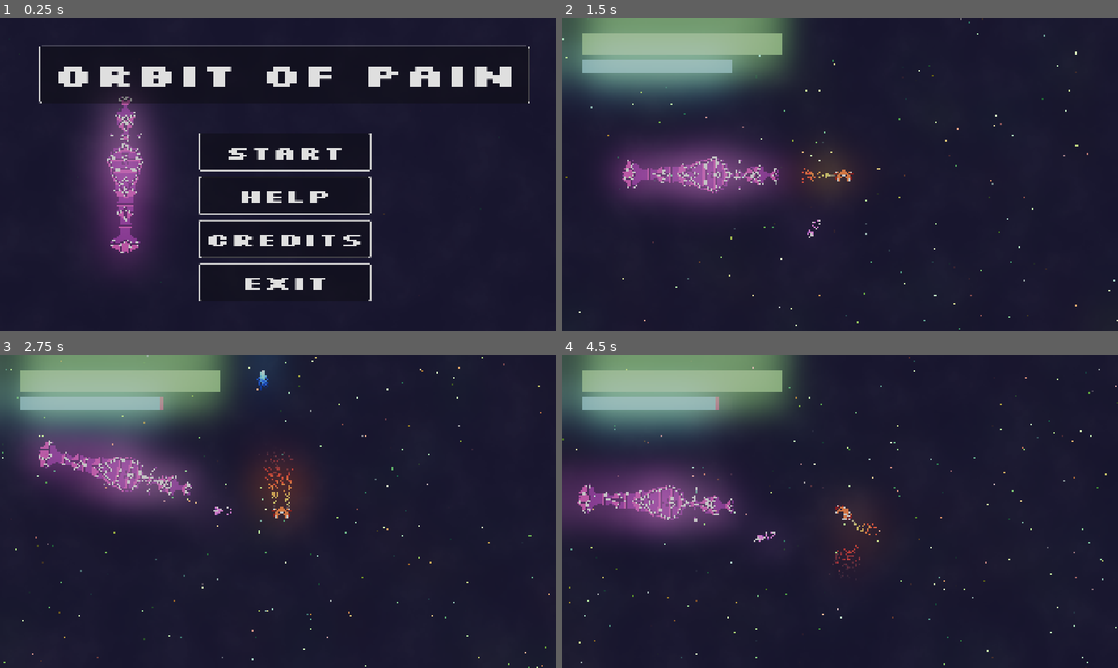
Above: before the commit, frames 1-4 (two rows, left to right).
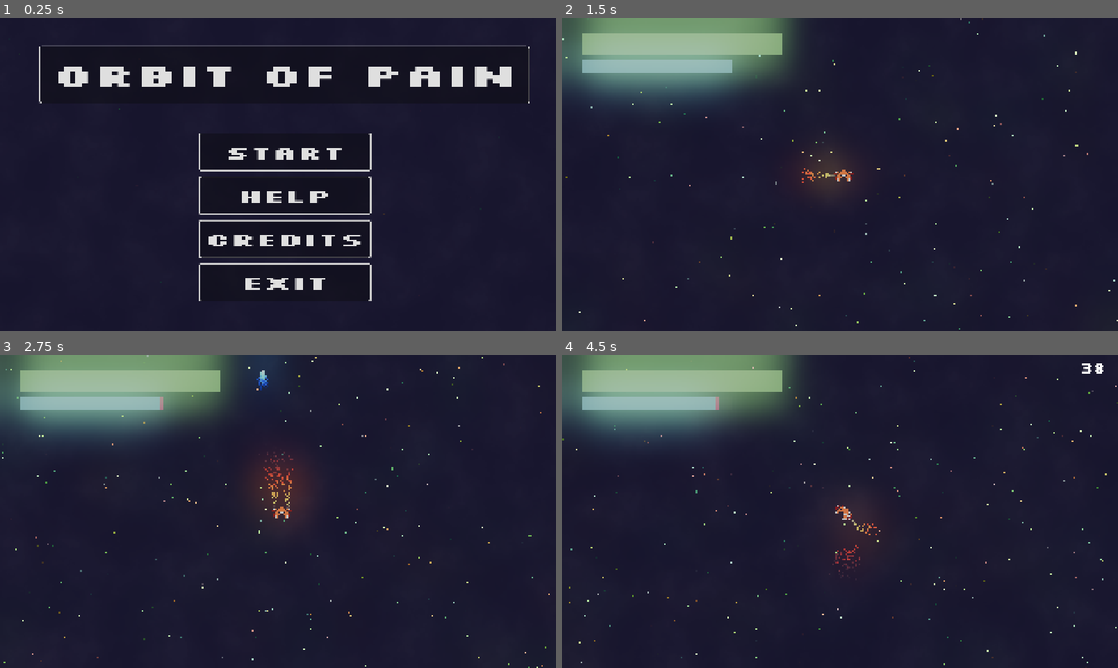
Above: after the commit, the same moments.

Repository: Lunix-420/OrbitOfPain
Game: Godot game, scene res://scenes/world/World.tscn
The game is run twice, just before and just after one commit, with the same random seed, the same clock (stepped at 60 frames per second) and the same inputs. Sound files missing from this copy of the repository are replaced by a short silence.
Inputs:
- Up to frame 1 (0.25 s): no input
- Up to frame 2 (1.5 s): click "START" at 0.5 s; tap Enter (action_start_next_wave) at 1.25 s; hold D (move_right) from 1.28 s (still down); hold Ctrl (action_shield) from 1.28 s (still down)
- Up to frame 3 (2.75 s): release D (move_right) at 2.03 s; release Ctrl (action_shield) at 2.03 s; hold S (move_backwards) from 2.03 s (still down); tap Space (action_shoot) at 2.1 s
- Up to frame 4 (4.5 s): release S (move_backwards) at 2.78 s; hold D (move_right) 2.78-3.53 s; tap Enter (action_start_next_wave) at 2.85 s; hold W (move_forward) 3.53-4.28 s; tap Shift (action_teleport) at 3.6 s; hold A (move_left) from 4.28 s (still down); hold E (move_turn_ccw) from 4.28 s (still down)

The runs differ from the first frame. In frame 1, 5.7% of the frame differs, in the area x 15-30%, y 25-80%; in frame 2, 5.9%; in frame 3, 6.4%; in frame 4, 6.8%, in the area x 0-98%, y 2-60%.

Commit message:
feat: Implement spawn wave 3 and 4

Diff:
--- /dev/null
+++ b/scenes/projectiles/WaveProjectile.tscn
@@ -0,0 +1,50 @@
+[gd_scene load_steps=8 format=3 uid="uid://ddrmimyum8xob"]
+
+[ext_resource type="Script" uid="uid://c74nmk88dpqw2" path="res://scripts/enemy_projectile.gd" id="1_kiuyu"]
+[ext_resource type="AudioStream" uid="uid://uvpp0nit5kdw" path="res://sounds/plasma.mp3" id="2_djq3r"]
+[ext_resource type="Script" uid="uid://ckxwhcbgtcyih" path="res://scripts/projectile_sfx.gd" id="3_v0iwy"]
+
+[sub_resource type="CircleShape2D" id="CircleShape2D_kq07p"]
+radius = 29.2062
+
+[sub_resource type="Gradient" id="Gradient_kiuyu"]
+offsets = PackedFloat32Array(0, 0.344186, 0.679245, 1)
+colors = PackedColorArray(1, 1, 1, 1, 0.856813, 0.543731, 1.15514e-06, 1, 0.98, 0, 0, 1, 0, 0, 1, 0)
+
+[sub_resource type="GradientTexture1D" id="GradientTexture1D_djq3r"]
+gradient = SubResource("Gradient_kiuyu")
+
+[sub_resource type="ParticleProcessMaterial" id="ParticleProcessMaterial_v0iwy"]
+particle_flag_disable_z = true
+emission_shape_scale = Vector3(4, 4, 1)
+emission_shape = 1
+emission_sphere_radius = 1.0
+velocity_pivot = Vector3(0, 100, 0)
+spread = 180.0
+initial_velocity_min = 20.0
+initial_velocity_max = 500.0
+gravity = Vector3(0, 0, 0)
+scale_min = 10.0
+scale_max = 10.0
+color_ramp = SubResource("GradientTexture1D_djq3r")
+
+[node name="SpiralProjectile" type="Area2D"]
+collision_layer = 0
+collision_mask = 2
+script = ExtResource("1_kiuyu")
+
+[node name="CollisionShape2D" type="CollisionShape2D" parent="."]
+shape = SubResource("CircleShape2D_kq07p")
+
+[node name="GPUParticles2D" type="GPUParticles2D" parent="."]
+amount = 200
+lifetime = 0.1
+fixed_fps = 60
+process_material = SubResource("ParticleProcessMaterial_v0iwy")
+
+[node name="AudioStreamPlayer2D" type="AudioStreamPlayer2D" parent="."]
+stream = ExtResource("2_djq3r")
+script = ExtResource("3_v0iwy")
+
+[connection signal="body_entered" from="." to="." method="_on_body_entered"]
+[connection signal="finished" from="AudioStreamPlayer2D" to="AudioStreamPlayer2D" method="_on_finished"]
--- a/scenes/ships/Player.tscn
+++ b/scenes/ships/Player.tscn
@@ -13,7 +13,7 @@
 [ext_resource type="AudioStream" uid="uid://l1uirt0tkejx" path="res://sounds/damage.mp3" id="8_bruh7"]
 [ext_resource type="PackedScene" uid="uid://ui0uuof2k546" path="res://scenes/remnants/Explosion.tscn" id="8_khinc"]
 [ext_resource type="PackedScene" uid="uid://db7t1gcea1pas" path="res://scenes/ships/Spiral.tscn" id="8_rd3ux"]
-[ext_resource type="PackedScene" uid="uid://cnh4i5egw5wo2" path="res://scenes/ships/Cruiser.tscn" id="9_u4r6o"]
+[ext_resource type="PackedScene" uid="uid://eredlaon0bll" path="res://scenes/ships/Wave.tscn" id="9_u4r6o"]
 [ext_resource type="Texture2D" uid="uid://canxime7mrlmv" path="res://images/Shield.png" id="13_1wvft"]
 
 [sub_resource type="CircleShape2D" id="CircleShape2D_qu4a1"]
@@ -148,7 +148,7 @@
 script = ExtResource("3_3li8b")
 chaser_scene = ExtResource("5_w73tk")
 spiral_scene = ExtResource("8_rd3ux")
-cruiser_scene = ExtResource("9_u4r6o")
+wave_scene = ExtResource("9_u4r6o")
 endless_enemy_scenes = {}
 
 [node name="Camera" type="Camera2D" parent="."]
--- /dev/null
+++ b/scenes/ships/Wave.tscn
@@ -0,0 +1,27 @@
+[gd_scene load_steps=7 format=3 uid="uid://eredlaon0bll"]
+
+[ext_resource type="Script" uid="uid://dgj8485dyaox0" path="res://scripts/wave.gd" id="1_gwojf"]
+[ext_resource type="PackedScene" uid="uid://cx8dcf6b4y0y0" path="res://scenes/remnants/Energy.tscn" id="2_edl18"]
+[ext_resource type="PackedScene" uid="uid://ddrmimyum8xob" path="res://scenes/projectiles/WaveProjectile.tscn" id="3_bpnd4"]
+[ext_resource type="Texture2D" uid="uid://c4xva34ldpbfg" path="res://ships/93659.png" id="4_bpnd4"]
+[ext_resource type="PackedScene" uid="uid://ui0uuof2k546" path="res://scenes/remnants/Explosion.tscn" id="5_sd708"]
+
+[sub_resource type="CapsuleShape2D" id="CapsuleShape2D_55jtl"]
+radius = 91.0
+height = 182.0
+
+[node name="CharacterBody2D" type="CharacterBody2D"]
+script = ExtResource("1_gwojf")
+energy_scene = ExtResource("2_edl18")
+projectile_scene = ExtResource("3_bpnd4")
+
+[node name="Sprite2D" type="Sprite2D" parent="."]
+rotation = 1.5708
+scale = Vector2(0.3, 0.3)
+texture = ExtResource("4_bpnd4")
+
+[node name="CollisionShape2D" type="CollisionShape2D" parent="."]
+rotation = 1.5708
+shape = SubResource("CapsuleShape2D_55jtl")
+
+[node name="Explosion" parent="." instance=ExtResource("5_sd708")]
--- a/scenes/world/World.tscn
+++ b/scenes/world/World.tscn
@@ -1,11 +1,10 @@
-[gd_scene load_steps=15 format=3 uid="uid://dd0r1cokjlsj3"]
+[gd_scene load_steps=14 format=3 uid="uid://dd0r1cokjlsj3"]
 
 [ext_resource type="Script" uid="uid://dswfduxi8a8du" path="res://scripts/game.gd" id="1_d1c63"]
 [ext_resource type="PackedScene" uid="uid://71rc8k32st6a" path="res://scenes/ships/Player.tscn" id="1_kqs1s"]
 [ext_resource type="PackedScene" uid="uid://dst87herimqhf" path="res://scenes/world/Borders.tscn" id="3_b3faq"]
 [ext_resource type="AudioStream" uid="uid://dkr6vtv5uglix" path="res://sounds/theme.ogg" id="5_1lgw5"]
 [ext_resource type="PackedScene" uid="uid://2q1cx7u0opul" path="res://scenes/gui/Menu.tscn" id="5_qxiha"]
-[ext_resource type="PackedScene" uid="uid://cnh4i5egw5wo2" path="res://scenes/ships/Cruiser.tscn" id="6_i1jm3"]
 
 [sub_resource type="Environment" id="Environment_jeodi"]
 background_mode = 3
@@ -435,6 +434,3 @@
 scale = Vector2(0.5, 0.5)
 transform = Transform2D(0.5, 0, 0, 0.5, 0, 0)
 follow_viewport_scale = 2.0
-
-[node name="CharacterBody2D" parent="." instance=ExtResource("6_i1jm3")]
-position = Vector2(-1079, -7)
--- a/scripts/abstract_enemy.gd
+++ /dev/null
@@ -1,11 +0,0 @@
-extends Node
-
-
-# Called when the node enters the scene tree for the first time.
-func _ready() -> void:
-	pass # Replace with function body.
-
-
-# Called every frame. 'delta' is the elapsed time since the previous frame.
-func _process(delta: float) -> void:
-	pass
--- a/scripts/spawner.gd
+++ b/scripts/spawner.gd
@@ -10,7 +10,7 @@
 #Scenes
 @export var chaser_scene: PackedScene
 @export var spiral_scene: PackedScene
-@export var cruiser_scene: PackedScene
+@export var wave_scene: PackedScene
 
 #Enemy List
 var current_enemies := []
@@ -19,12 +19,11 @@
 # Configs
 
 # Spawn Area
-const MIN_DISTANCE_FROM_PLAYER := 1500.0
-const SPAWN_DISTANCE := 2000.0
-const ARENA_X := -1000.0
-const ARENA_Y := -1000.0
-const ARENA_W := 2000.0
-const ARENA_H := 2000.0
+const SPAWN_DISTANCE := 2500.0
+const ARENA_X := -3000.0
+const ARENA_Y := -3000.0
+const ARENA_W := 6000.0
+const ARENA_H := 6000.0
 
 # Hardcoded Waves
 @onready var waves := [
@@ -76,9 +75,16 @@
 		]
 	},
 	{
-		"subwaves": [
-			{
-				"spawn_delay": 0.0,
+		# Wave 3 - Waves
+		"subwaves": [
+			{
+				"spawn_delay": 0.0,
+				"enemies": [
+					{ "scene": wave_scene, "count": 3 }
+				]
+			},
+			{
+				"spawn_delay": 15.0,
 				"enemies": [
 					{ "scene": chaser_scene, "count": 10 }
 				]
@@ -86,57 +92,35 @@
 			{
 				"spawn_delay": 20.0,
 				"enemies": [
-					{ "scene": chaser_scene, "count": 15 }
-				]
-			},
-			{
-				"spawn_delay": 30.0,
-				"enemies": [
-					{ "scene": chaser_scene, "count": 30 }
-				]
-			}
-		]
-	},
-	{
-		"subwaves": [
-			{
-				"spawn_delay": 0.0,
-				"enemies": [
-					{ "scene": chaser_scene, "count": 50 }
-				]
-			},
-			{
-				"spawn_delay": 30.0,
-				"enemies": [
-					{ "scene": chaser_scene, "count":  50 }
-				]
-			},
-			{
-				"spawn_delay": 30.0,
-				"enemies": [
-					{ "scene": chaser_scene, "count": 50 }
-				]
-			}
-		]
-	},
-	{
-		"subwaves": [
-			{
-				"spawn_delay": 0.0,
-				"enemies": [
-					{ "scene": chaser_scene, "count": 100 }
-				]
-			},
-			{
-				"spawn_delay": 50.0,
-				"enemies": [
-					{ "scene": chaser_scene, "count":  100 }
-				]
-			},
-			{
-				"spawn_delay": 120.0,
-				"enemies": [
-					{ "scene": chaser_scene, "count": 200 }
+					{ "scene": chaser_scene, "count": 10 },
+					{ "scene": spiral_scene, "count": 3 }
+				]
+			}
+		]
+	},
+	{
+		# Wave 4 - Spirals & Waves
+		"subwaves": [
+			{
+				"spawn_delay": 0.0,
+				"enemies": [
+					{ "scene": spiral_scene, "count": 3 },
+					{ "scene": wave_scene, "count": 3 }
+				]
+			},
+			{
+				"spawn_delay": 20.0,
+				"enemies": [
+					{ "scene": chaser_scene, "count": 5 },
+					{ "scene": spiral_scene, "count": 2 },
+					{ "scene": wave_scene, "count": 2 }
+				]
+			},
+			{
+				"spawn_delay": 20.0,
+				"enemies": [
+					{ "scene": spiral_scene, "count": 5 },
+					{ "scene": wave_scene, "count": 5 }
 				]
 			}
 		]
@@ -254,17 +238,28 @@
 		GlobalState.register_kill()
 
 func _get_spawn_point() -> Vector2:
-	var point := Vector2.ZERO
-	var tries := 0
-	while tries < 10:
-		point = Vector2(
-			randf_range(ARENA_X, ARENA_X + ARENA_W),
-			randf_range(ARENA_Y, ARENA_Y + ARENA_H)
-		)
-		if point.distance_to(player.global_position) > MIN_DISTANCE_FROM_PLAYER:
+	var spawn_point: Vector2
+	var attempts := 0
+	while true:
+		var angle = randf_range(0, TAU)
+		spawn_point = player.global_position + Vector2(cos(angle), sin(angle)) * SPAWN_DISTANCE
+
+		if _is_within_arena(spawn_point):
 			break
-		tries += 1
-	return point
+
+		attempts += 1
+		if attempts > 1000:
+			push_warning("Spawn point couldn't be found in 1000 tries, fallback to center")
+			spawn_point = player.global_position
+			break
+
+	return spawn_point
+
+func _is_within_arena(pos: Vector2) -> bool:
+	return (
+		pos.x >= ARENA_X and pos.x <= ARENA_X + ARENA_W and
+		pos.y >= ARENA_Y and pos.y <= ARENA_Y + ARENA_H
+	)
 
 #==================================================================================================#
 # Endless Mode
--- /dev/null
+++ b/scripts/wave.gd
@@ -0,0 +1,106 @@
+extends CharacterBody2D
+
+signal died
+
+#==================================================================================================#
+# State Machine
+
+enum State { IDLE, BREAK }
+var state: State = State.IDLE
+
+var state_timer: float = 0.0
+var direction: float = 1.0  # 1 = clockwise, -1 = counter-clockwise
+var is_dead: bool = false
+var kill_timer: float = 0.0
+
+#==================================================================================================#
+# Config
+
+const IDLE_DURATION: float = 3.0
+const BREAK_DURATION: float = 1.0
+const PROJECTILE_COUNT: int = 16
+const PROJECTILE_SPEED: float = 500.0
+const ROTATION_SPEED: float = 2.0
+const BASE_SCORE: int = 2
+const MAX_KILL_TIME: float = 15.0
+
+#==================================================================================================#
+# Audio Config
+
+const EXPLOSION_GAIN: float = 0.0
+
+#==================================================================================================#
+# Nodes
+
+@onready var explosion: GPUParticles2D = get_node("Explosion")
+@export var energy_scene: PackedScene
+@export var projectile_scene: PackedScene
+
+#==================================================================================================#
+# Main Behaviors
+
+func _ready() -> void:
+	_set_state(State.IDLE)
+
+func _physics_process(delta: float) -> void:
+	if not GlobalState.game_started or is_dead:
+		return
+
+	kill_timer += delta
+	state_timer += delta
+
+	match state:
+		State.IDLE:
+			rotation += ROTATION_SPEED * delta * direction
+			if state_timer >= IDLE_DURATION:
+				_set_state(State.BREAK)
+		State.BREAK:
+			if state_timer >= BREAK_DURATION:
+				_set_state(State.IDLE)
+
+func _set_state(new_state: State) -> void:
+	state = new_state
+	state_timer = 0.0
+
+	match new_state:
+		State.BREAK:
+			_fire_wave(PROJECTILE_COUNT / 2)
+		State.IDLE:
+			direction *= -1
+			_fire_wave(PROJECTILE_COUNT)
+
+func _fire_wave(_amount: int) -> void:
+	for i in _amount:
+		var angle = i * TAU / _amount
+		var projectile = projectile_scene.instantiate()
+		projectile.global_position = global_position
+		projectile.rotation = angle
+		projectile.set_speed(PROJECTILE_SPEED)
+		get_tree().current_scene.add_child(projectile)
+
+#==================================================================================================#
+# Health & Death
+
+func take_damage() -> void:
+	if is_dead:
+		return
+	is_dead = true
+	GlobalState.increase_score(BASE_SCORE, kill_timer, MAX_KILL_TIME)
+	_explode()
+	spawn_energy()
+	emit_signal("died")
+	queue_free()
+
+func _explode() -> void:
+	var explosion_clone = explosion.duplicate()
+	explosion_clone.emitting = true
+	var sfx_clone = explosion_clone.get_node("Sfx")
+	sfx_clone.volume_db = GlobalState.sfx_volume + EXPLOSION_GAIN
+	get_parent().add_child(explosion_clone)
+	explosion_clone.global_position = global_position
+	sfx_clone.play()
+
+func spawn_energy() -> void:
+	var energy = energy_scene.instantiate()
+	energy.position = global_position
+	get_tree().current_scene.add_child(energy)
Not shown: 1 places in scenes/ships/Cruiser.tscn that only renumber resources
Not shown, removed: scripts/abstract_enemy.gd.uid
Not shown, added: scripts/wave.gd.uid
